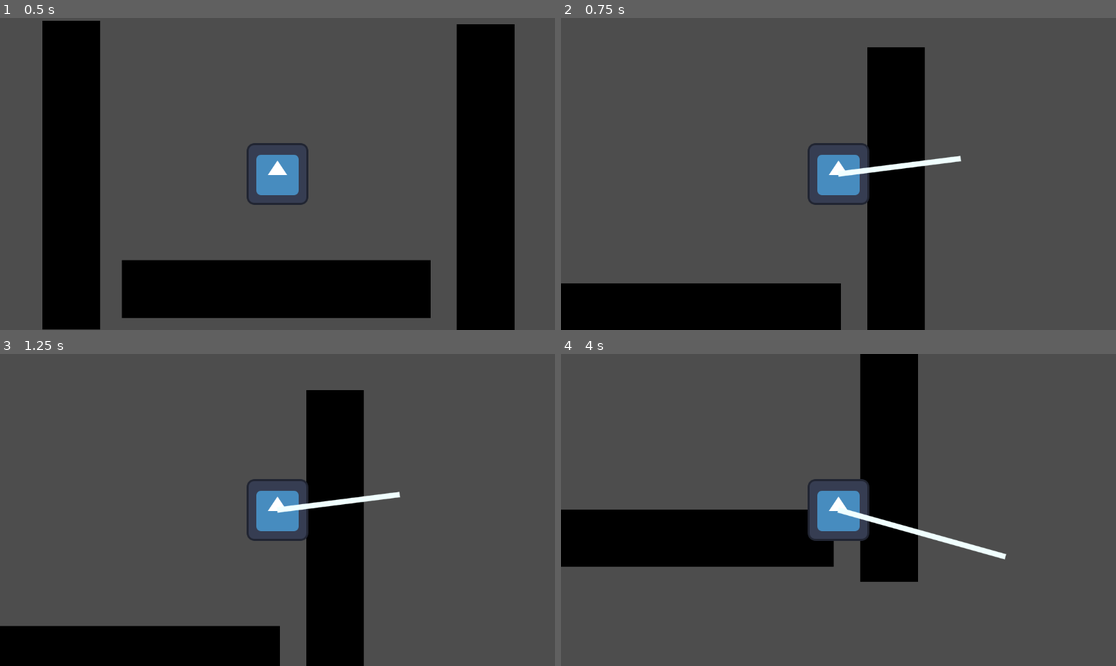
Above: before the commit, frames 1-4 (two rows, left to right).
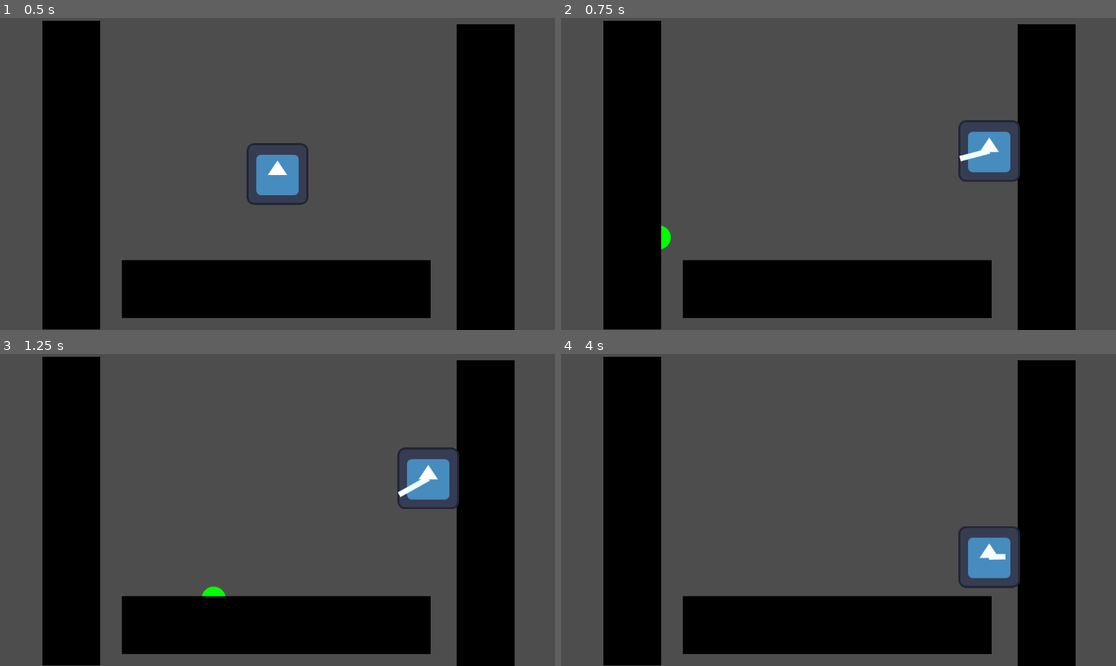
Above: after the commit, the same moments.

Repository: AnthonyDeSantiago/slime_escape
Game: Godot game, scene res://Scenes/level.tscn
Same seed, same stepped clock (60 frames per second), same inputs: the game is played once before the commit and once after it. The engine's default icon, where the game draws it, is replaced by a stand-in: a white triangle on a blue panel in a dark square.
Inputs (mouse positions are in pixels of both pictures, inside the frame that each line leads up to):
- Up to frame 1 (0.5 s): no input
- Up to frame 2 (0.75 s): tap Enter at 0.5 s; move the mouse to (960, 158) at 0.52 s; click (960, 158) at 0.6 s
- Up to frame 3 (1.25 s): click (399, 494) at 0.77 s; click (399, 494) at 1.07 s
- Up to frame 4 (4 s): move the mouse to (727, 525) at 1.27 s; click (727, 525) at 1.35 s; click (727, 525) at 1.52 s; click (727, 525) at 1.82 s; move the mouse to (894, 441) at 2.02 s; click (894, 441) at 2.1 s; tap Space at 2.75 s; move the mouse to (810, 572) at 2.77 s; click (810, 572) at 2.85 s; click (810, 572) at 3.02 s; click (810, 572) at 3.32 s; tap Enter at 3.5 s; move the mouse to (1005, 556) at 3.52 s; click (1005, 556) at 3.6 s; click (1005, 556) at 3.77 s

Frame 1 is identical in both runs. In frame 2, 37% of the frame differs, in the area x 0-93%, y 0-100%; in frame 3, 38%; in frame 4, 46%.

Commit message:
added Raycast2D

Diff:
--- a/Scenes/level.tscn
+++ b/Scenes/level.tscn
@@ -26,7 +26,9 @@
 
 [node name="player" parent="." instance=ExtResource("1_1ono0")]
 
-[node name="Camera2D" type="Camera2D" parent="player"]
-scale = Vector2(2, 2)
+[node name="RayCast2D" type="RayCast2D" parent="player"]
 
 [node name="line_drawer" parent="." instance=ExtResource("4_joj3n")]
+
+[node name="Camera2D" type="Camera2D" parent="."]
+scale = Vector2(2, 2)
--- a/Scripts/level.gd
+++ b/Scripts/level.gd
@@ -2,6 +2,7 @@
 
 @onready var player = $player
 @onready var line_drawer = $line_drawer
+@onready var cast: RayCast2D = $player/RayCast2D
 
 var circle_pos: Vector2
 var new_position: Vector2
@@ -14,21 +15,25 @@
 	line_drawer.start = player.global_position
 	line_drawer.end = get_global_mouse_position()
 	line_drawer.queue_redraw()
+	cast.exclude_parent = true
 
 func _physics_process(delta):
+	cast.target_position = (get_global_mouse_position() - player.global_position).normalized() * 1000
 	line_drawer.start = player.global_position
 	line_drawer.end = get_global_mouse_position()
 	line_drawer.queue_redraw()
 
 	var space_state = get_world_2d().direct_space_state
-	var jump_vec = (get_global_mouse_position() - player.global_position).normalized() * 1000
+	var jump_vec = get_global_mouse_position().normalized() * 1000
 	var query = PhysicsRayQueryParameters2D.create(player.global_position, jump_vec)
 	var result = space_state.intersect_ray(query)
+
 
 	if Input.is_action_just_pressed("jump") and new_position:
 		player.global_position = new_position
 
 	if result:
-		circle_pos = result["position"]
-		new_position = result["position"]
+		print(result)
+		circle_pos = cast.get_collision_point()
+		new_position = cast.get_collision_point()
 		queue_redraw()
